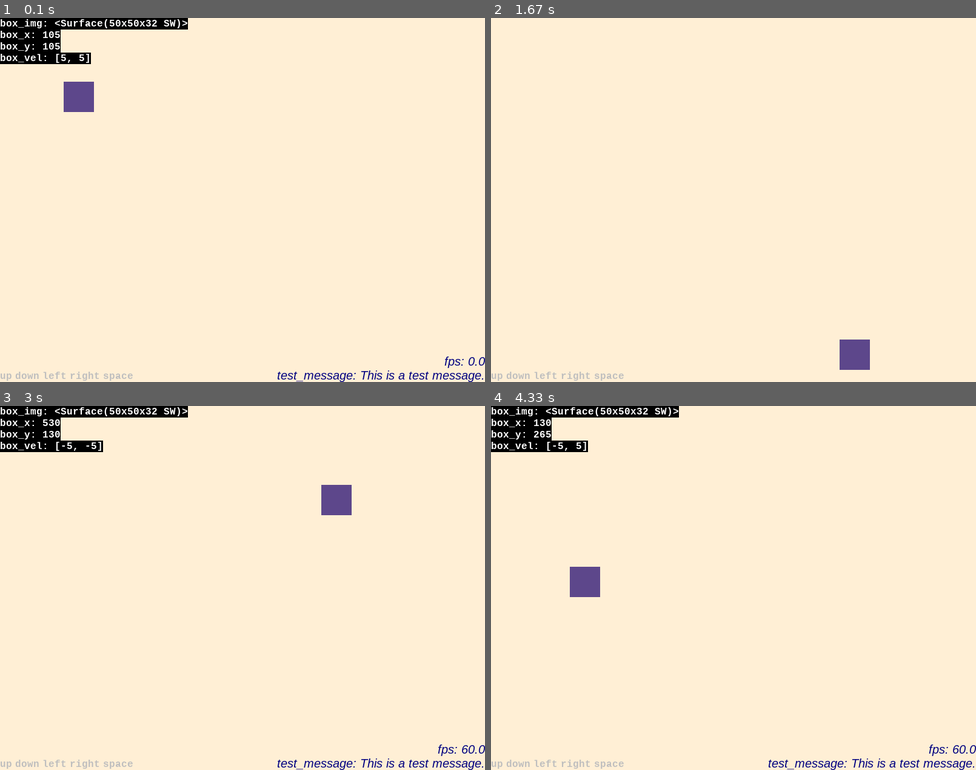
Above: before the commit, frames 1-4 (two rows, left to right).
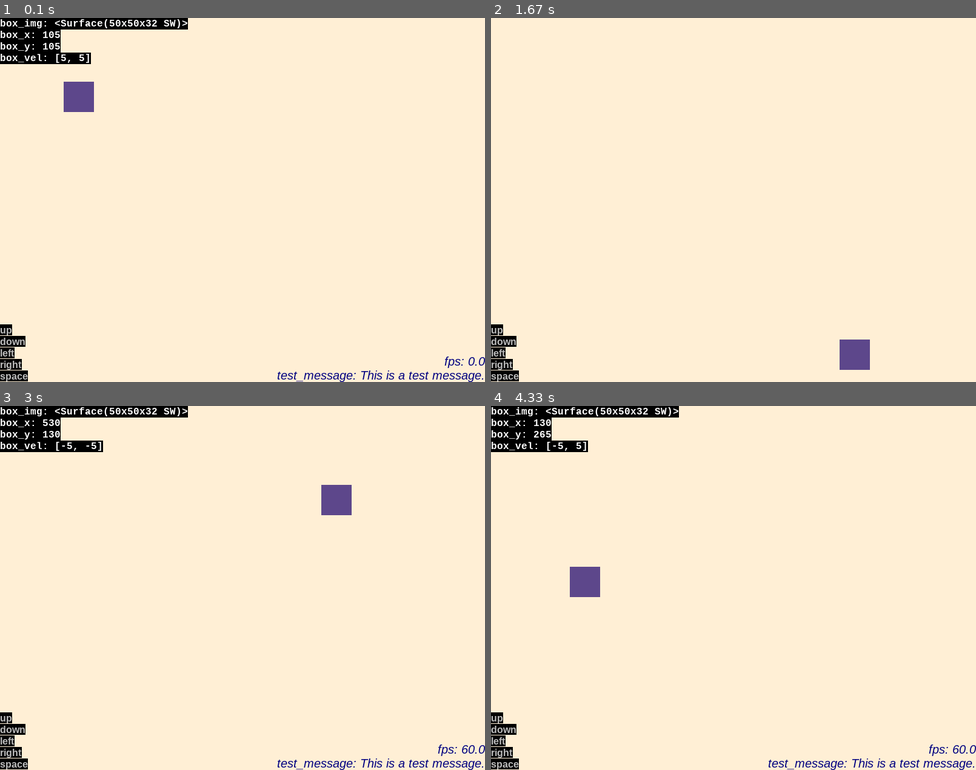
Above: after the commit, the same moments.

Repository: joshjaysalazar/pygame-utility-pack
Game: pygame game, started from examples/debug_example.py
Same seed, same stepped clock (60 frames per second), same inputs: the game is played once before the commit and once after it.
Inputs:
- Up to frame 1 (0.1 s): no input
- Up to frame 2 (1.67 s): tap V at 0.33 s
- Up to frame 3 (3 s): tap V at 1.67 s
- Up to frame 4 (4.33 s): no input

The runs differ from the first frame. In frame 1, 0.8% of the frame differs, in the area x 0-28%, y 84-100%; in frame 2, 0.8%; in frame 3, 0.8%; in frame 4, 0.8%.

Commit message:
Made input overlay child of debug overlay

Diff:
--- a/examples/debug_example.py
+++ b/examples/debug_example.py
@@ -104,6 +104,13 @@
             )
 
             # Draw the input overlay in the bottom-left corner
+            self.input_overlay.set_font(
+                name="Arial",
+                size=16,
+                bold=True,
+                italic=False,
+                color="yellow"
+            )
             self.input_overlay.draw(position="bottomleft")
 
             # Update the display and limit the framerate
--- a/pygkit/debug/input_overlay.py
+++ b/pygkit/debug/input_overlay.py
@@ -1,16 +1,16 @@
 import pygame
+from pygkit.debug import DebugOverlay
 
 
-class InputOverlay:
+class InputOverlay(DebugOverlay):
     def __init__(self, screen, expected_inputs=None):
+        super().__init__(screen)
+
+        # Member variables
         self.screen = screen
         self.expected_inputs = expected_inputs
-        self.font = pygame.font.SysFont('Courier New', 16, bold=True)
-        self.font_color = 'black'
-        self.overlay_surface = pygame.Surface(
-            self.screen.get_size(),
-            pygame.SRCALPHA
-        )
+
+        # Set of currently active inputs
         self.current_inputs = set()
 
         # Setup keyboard keys to check
@@ -28,16 +28,23 @@
             else:
                 self.current_inputs.discard(key_code)
 
-    def draw(self, position):
+    def draw(self, position="topleft", background_enabled=True):
+        # Return if the overlay is not visible
+        if not self.visible:
+            return
+
         self.update_current_inputs()
 
+        # Clear the overlay surface
         self.overlay_surface.fill((0, 0, 0, 0))
 
+        # Set the inputs to draw
         if self.expected_inputs:
             inputs_to_draw = self.expected_inputs
         else:
             inputs_to_draw = list(self.current_inputs)
 
+        # Create text surfaces for variables
         text_surfaces = []
         for input_code in inputs_to_draw:
             input_name = pygame.key.name(input_code)
@@ -46,8 +53,10 @@
             text = self.font.render(input_name, True, input_color)
             text_surfaces.append(text)
 
-        x_offset, y_offset = 0, 0
-        space_between_keys = 5
+        # Calculate the total height of the text surfaces
+        total_height = len(text_surfaces) * self.font.get_linesize()
+
+        # Determine the x and y offsets based on the position
         if position == 'topleft':
             x_offset = 0
             y_offset = 0
@@ -55,15 +64,48 @@
             y_offset = 0
         elif position == 'bottomleft':
             x_offset = 0
-            y_offset = self.screen.get_height() - self.font.get_linesize()
+            y_offset = self.screen.get_height() - total_height
         elif position == 'bottomright':
-            y_offset = self.screen.get_height() - self.font.get_linesize()
+            y_offset = self.screen.get_height() - total_height
+        else:
+            raise ValueError(
+                "Invalid position. Must be 'topleft', 'topright', " \
+                "'bottomleft', or 'bottomright'."
+            )
 
+        # Draw the text surfaces on the overlay surface
         for text in text_surfaces:
             if position == 'topright' or position == 'bottomright':
-                x_offset = self.screen.get_width() - text.get_width() * len(text_surfaces) - space_between_keys * (len(text_surfaces) - 1)
+                x_offset = self.screen.get_width() - text.get_width()
+
+            if background_enabled:
+                text_rect = text.get_rect()
+                x, y = x_offset + text_rect.left, y_offset + text_rect.top
+                w, h = text_rect.width, text_rect.height
+                pygame.draw.rect(self.overlay_surface, "black", (x, y, w, h))
 
             self.overlay_surface.blit(text, (x_offset, y_offset))
-            x_offset += text.get_width() + space_between_keys
+            y_offset += self.font.get_linesize()
 
+        # x_offset, y_offset = 0, 0
+        # space_between_keys = 5
+        # if position == 'topleft':
+        #     x_offset = 0
+        #     y_offset = 0
+        # elif position == 'topright':
+        #     y_offset = 0
+        # elif position == 'bottomleft':
+        #     x_offset = 0
+        #     y_offset = self.screen.get_height() - self.font.get_linesize()
+        # elif position == 'bottomright':
+        #     y_offset = self.screen.get_height() - self.font.get_linesize()
+
+        # for text in text_surfaces:
+        #     if position == 'topright' or position == 'bottomright':
+        #         x_offset = self.screen.get_width() - text.get_width() * len(text_surfaces) - space_between_keys * (len(text_surfaces) - 1)
+
+        #     self.overlay_surface.blit(text, (x_offset, y_offset))
+        #     x_offset += text.get_width() + space_between_keys
+
+        # Draw the overlay surface on the Pygame screen
         self.screen.blit(self.overlay_surface, (0, 0))
